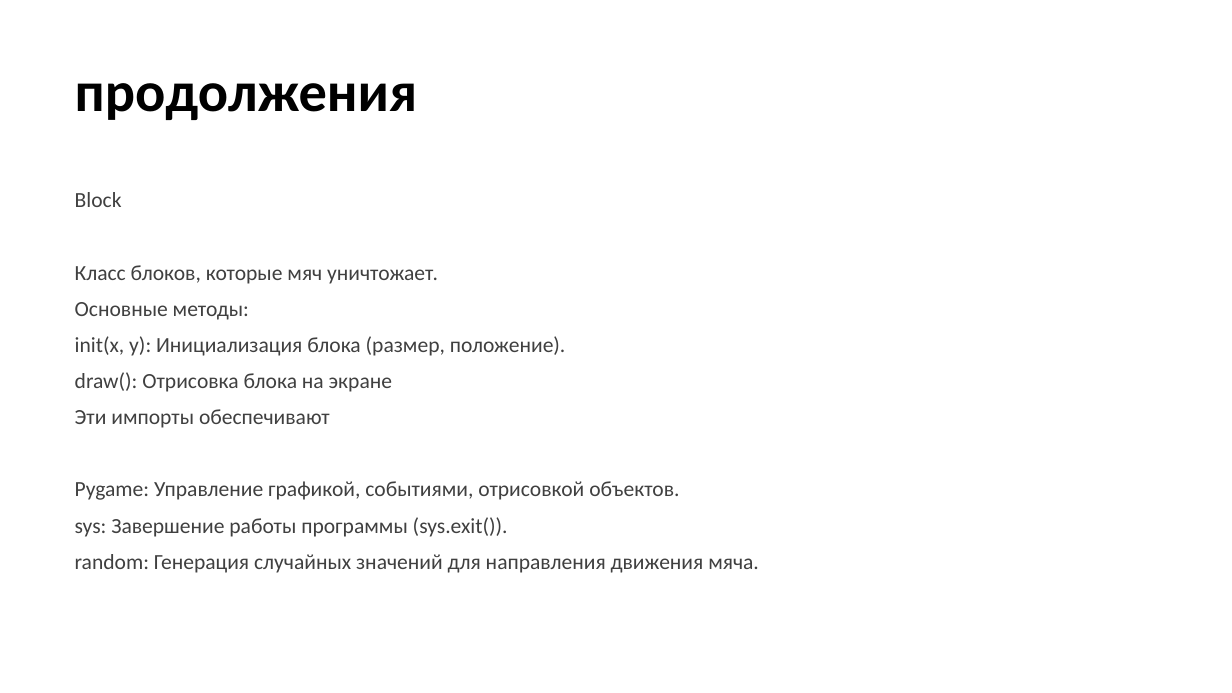
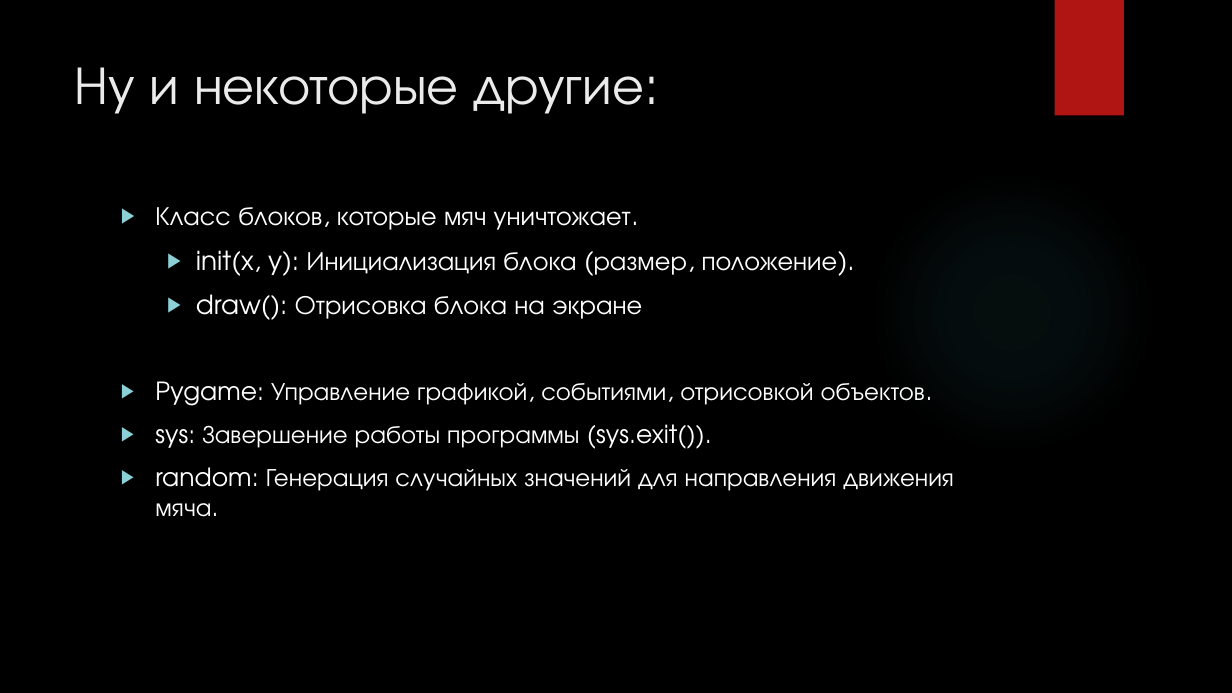
Before and after one commit to Mr-lab-sys/Pygame_project, a slide deck: slide 4 of проект_2.pptx. Drawn at 1232x693 pixels with LibreOffice and Linux fonts; fonts in the diff are those of the drawing; background and template pictures are left out. Boxes give left, top, right and bottom in pixels: in the first picture for what was removed or moved away, otherwise in the second. Text is boxed around its words. In the diff, an @@ line names an element or a change of style, - is before the commit and + after.

```diff
--- a/проект_2.pptx
+++ b/проект_2.pptx
@@ background #FFFFFF to picture (left out) @@
@@ rectangle added at (1055,0,1124,116), fill #B01513 @@
@@ title "Ну и некоторые другие:" at (75,67,660,114): vertical alignment middle to top @@
@@ title at (75,67,660,114): text changed; size 44 to 42 pt; font Calibri to TeX Gyre Adventor; text colour #000000 to #EBEBEB; bold off @@
-продолжения
+Ну и некоторые другие:
@@ text "Класс блоков, которые мяч уничтожает.": place and size @@
-text "Класс блоков, которые мяч уничтожает." at (75,192,759,573)
+text "Класс блоков, которые мяч уничтожает." at (155,207,954,517)
@@ text "Класс блоков, которые мяч уничтожает." at (155,207,954,517): size 16.8 to 20.5 pt in "Класс блоков, которые мяч уничтожает.", "init(x, y): Инициализация блока (размер, положение).", "draw(): Отрисовка блока на экране"; font Calibri to TeX Gyre Adventor, text colour #404040 to #FFFFFF; size 16.8 to 19.5 pt in "Pygame: Управление графикой, событиями, отрисовкой объектов.", "sys: Завершение работы программы (sys.exit()).", "random: Генерация случайных значений для направления движени ..."; bullet none to ▶; line spacing 0.9 to 1; list level 1 to 2 in "init(x, y): Инициализация блока (размер, ..."; list level 1 to 2 in "draw(): Отрисовка блока на экране" @@
@@ ellipse added at (870,169,1154,454), fill gradient #50B9C1 @@
@@ text at (75,192,122,207): paragraph removed @@
-Block
@@ text at (75,302,249,320): paragraph removed @@
-Основные методы:
@@ text at (75,409,330,428): paragraph removed @@
-Эти импорты обеспечивают
```
Also in this commit, not shown: 2 other slides changed, 2 slides added, 2 slides removed.
